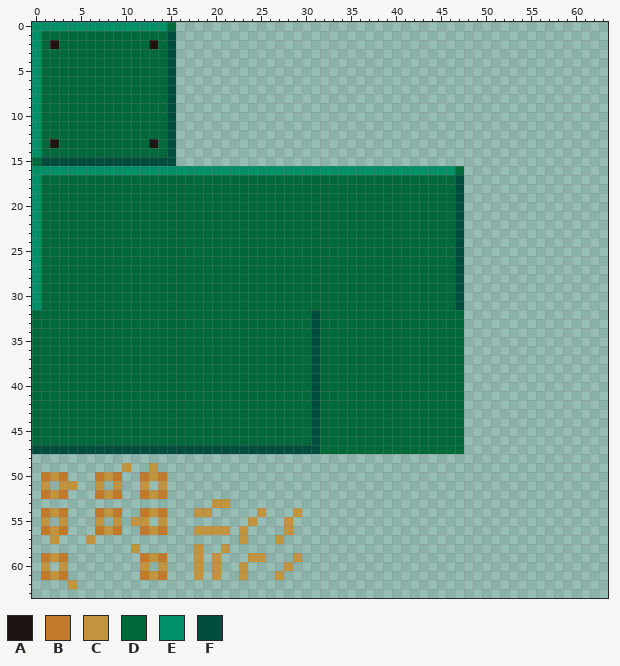
Two versions of one pixel-art sprite, Taped Logic/retro/CircutBoard.png. The picture above is the old version.
The file is 64x64 pixels.
Palette (. is transparent): A #1e1412  B #c27928  C #c2943e  D #00693b  E #008f66  F #004d3d
Once edited:
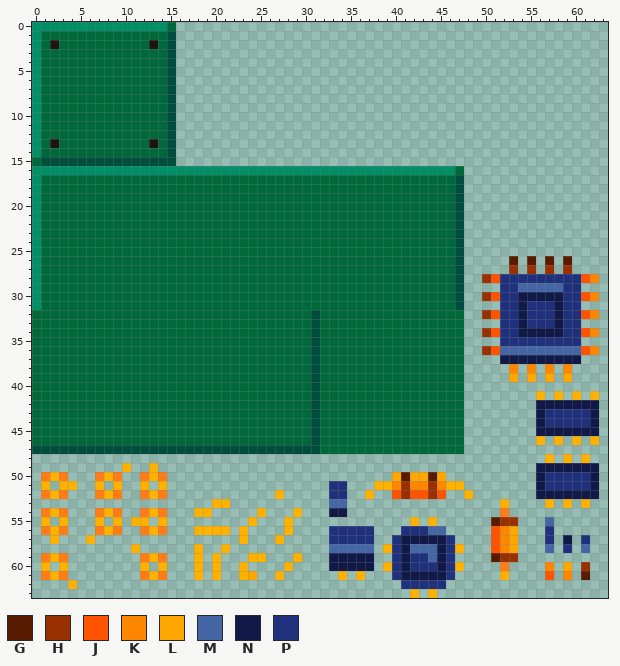
Colours new in this view: G #591b00  H #993000  J #ff5300  K #ff8700  L #ffa700  M #4466a5  N #111948  P #1f317d
Change:
@@ palette @@
-B #c27928
+B #ff7c17
-C #c2943e
+C #ffb100
@@ x 22..63 @@
 25 DDDDDDDDDDDDDDDDDDDDDDDDDF................
-26 DDDDDDDDDDDDDDDDDDDDDDDDDF................
-27 DDDDDDDDDDDDDDDDDDDDDDDDDF................
-28 DDDDDDDDDDDDDDDDDDDDDDDDDF................
-29 DDDDDDDDDDDDDDDDDDDDDDDDDF................
-30 DDDDDDDDDDDDDDDDDDDDDDDDDF................
-31 DDDDDDDDDDDDDDDDDDDDDDDDDF................
-32 DDDDDDDDDFDDDDDDDDDDDDDDDD................
-33 DDDDDDDDDFDDDDDDDDDDDDDDDD................
-34 DDDDDDDDDFDDDDDDDDDDDDDDDD................
-35 DDDDDDDDDFDDDDDDDDDDDDDDDD................
-36 DDDDDDDDDFDDDDDDDDDDDDDDDD................
-37 DDDDDDDDDFDDDDDDDDDDDDDDDD................
-38 DDDDDDDDDFDDDDDDDDDDDDDDDD................
-39 DDDDDDDDDFDDDDDDDDDDDDDDDD................
+26 DDDDDDDDDDDDDDDDDDDDDDDDDF.....G.G.G.G....
+27 DDDDDDDDDDDDDDDDDDDDDDDDDF.....H.H.H.H....
+28 DDDDDDDDDDDDDDDDDDDDDDDDDF..HJPPPPPPPPPJK.
+29 DDDDDDDDDDDDDDDDDDDDDDDDDF....PPMMMMMPP...
+30 DDDDDDDDDDDDDDDDDDDDDDDDDF..HJPPNNNNNPPJK.
+31 DDDDDDDDDDDDDDDDDDDDDDDDDF....PPNPPPNPP...
+32 DDDDDDDDDFDDDDDDDDDDDDDDDD..HJPPNPPPNPPJK.
+33 DDDDDDDDDFDDDDDDDDDDDDDDDD....PPNPPPNPP...
+34 DDDDDDDDDFDDDDDDDDDDDDDDDD..HJPPNNNNNPPJK.
+35 DDDDDDDDDFDDDDDDDDDDDDDDDD....PPPPPPPPP...
+36 DDDDDDDDDFDDDDDDDDDDDDDDDD..HJMMMMMMMMMJK.
+37 DDDDDDDDDFDDDDDDDDDDDDDDDD....NNNNNNNNN...
+38 DDDDDDDDDFDDDDDDDDDDDDDDDD.....K.K.K.K....
+39 DDDDDDDDDFDDDDDDDDDDDDDDDD.....L.L.L.L....
 40 DDDDDDDDDFDDDDDDDDDDDDDDDD................
-41 DDDDDDDDDFDDDDDDDDDDDDDDDD................
-42 DDDDDDDDDFDDDDDDDDDDDDDDDD................
-43 DDDDDDDDDFDDDDDDDDDDDDDDDD................
-44 DDDDDDDDDFDDDDDDDDDDDDDDDD................
-45 DDDDDDDDDFDDDDDDDDDDDDDDDD................
-46 DDDDDDDDDFDDDDDDDDDDDDDDDD................
+41 DDDDDDDDDFDDDDDDDDDDDDDDDD........C.C.C.C.
+42 DDDDDDDDDFDDDDDDDDDDDDDDDD........NNNNNNN.
+43 DDDDDDDDDFDDDDDDDDDDDDDDDD........NPPPPPN.
+44 DDDDDDDDDFDDDDDDDDDDDDDDDD........NPPPPPN.
+45 DDDDDDDDDFDDDDDDDDDDDDDDDD........NNNNNNN.
+46 DDDDDDDDDFDDDDDDDDDDDDDDDD........C.C.C.C.
 47 FFFFFFFFFFDDDDDDDDDDDDDDDD................
-48 ..........................................
-49 ..........................................
-50 ..........................................
-51 ..........................................
-52 ..........................................
-53 ..........................................
-54 ...C...C..................................
-55 ..C...C...................................
-56 .C....C...................................
-57 .C...C....................................
-58 ..........................................
-59 ..CC...C..................................
-60 .C....C...................................
-61 .C...C....................................
-62 ..........................................
-63 ..........................................
+48 ...................................C.C.C..
+49 ..................................NNNNNNN.
+50 ..................LGLLGL..........NPPPPPN.
+51 ...........PP...CCKHKKHKCC........NPPPPPN.
+52 .....C.....PP..C..JHJJHJ..C.......NNNNNNN.
+53 ...........MM.................C....C.C.C..
+54 ...C...C...NN.................B...........
+55 ..C...C.............C.C......GHH...M......
+56 .C....C....PPPPP...PPPMM.....JKL...P......
+57 .C...C.....PPPPP..PNNNNNP....JKL...P.N.P..
+58 ...........MMMMM.CPNMMMNPC...JKL...M.P.M..
+59 ..CC...C...NNNNN..PNPPMNP....GHH..........
+60 .C....C....NNNNN.CPNPPPNPC....B....K.L.H..
+61 .CL..C......C.C...PNNNNNP.....C....J.K.G..
+62 ...................PPPPP..................
+63 ....................C.C...................
